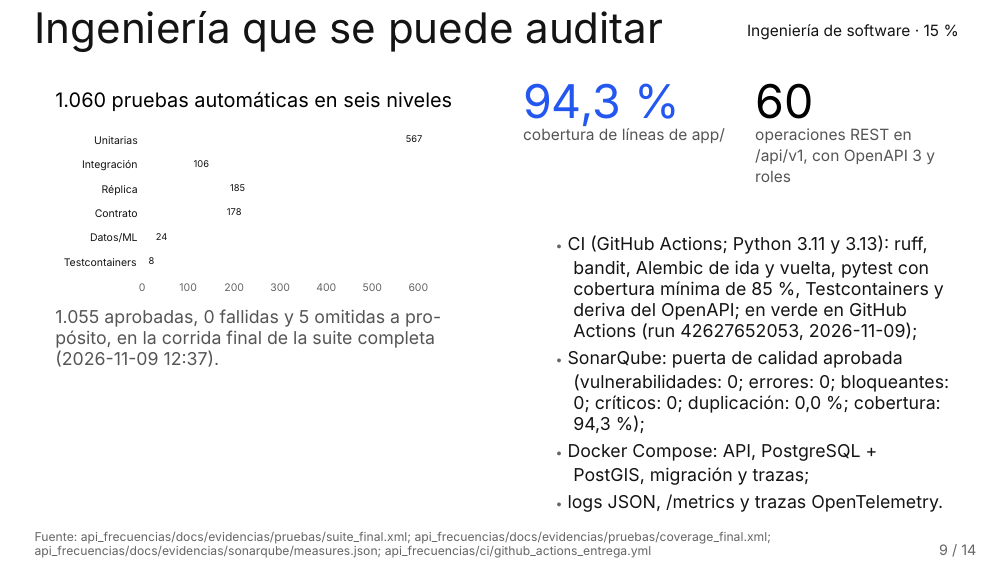
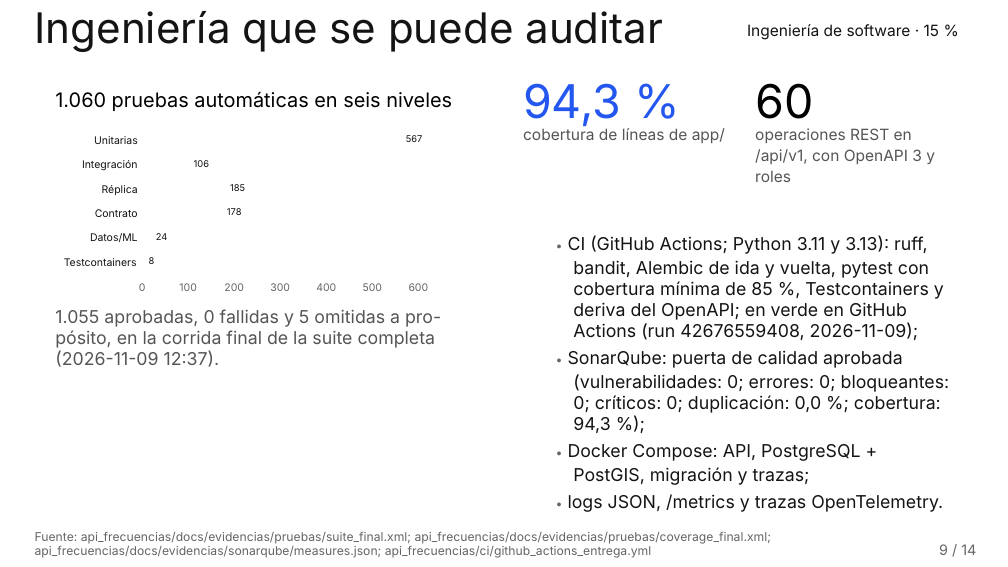
Before and after one commit to RubenEsg/Data-Challenge-pro-extreme, a slide deck: slide 9 of documentos/presentacion_final.pptx. Drawn at 1008x567 pixels with LibreOffice and Linux fonts; fonts in the diff are those of the drawing; background and template pictures are left out. Boxes give left, top, right and bottom in pixels: in the first picture for what was removed or moved away, otherwise in the second. Text is boxed around its words. In the diff, an @@ line names an element or a change of style, - is before the commit and + after.

Commit message:
Evidencia de integración continua en el repositorio de entrega público
- pruebas/ci_github.txt cita la corrida en verde del repositorio de entrega (RubenEsg/Data-Challenge-pro-extreme, run 42676559408) y explica las corridas que fallaron por el incidente de GitHub Actions del 9-11-2026.
- Matriz (cifras vigentes) y documentos E01, E02 y presentación recompilados con esa corrida.

```diff
--- a/documentos/presentacion_final.pptx
+++ b/documentos/presentacion_final.pptx
@@ text at box(573, 322, 919, 340): text changed @@
-Actions (run 42627652053, 2026-11-09);
+Actions (run 42676559408, 2026-11-09);
```
Also in this commit, not shown: 12 other files.
